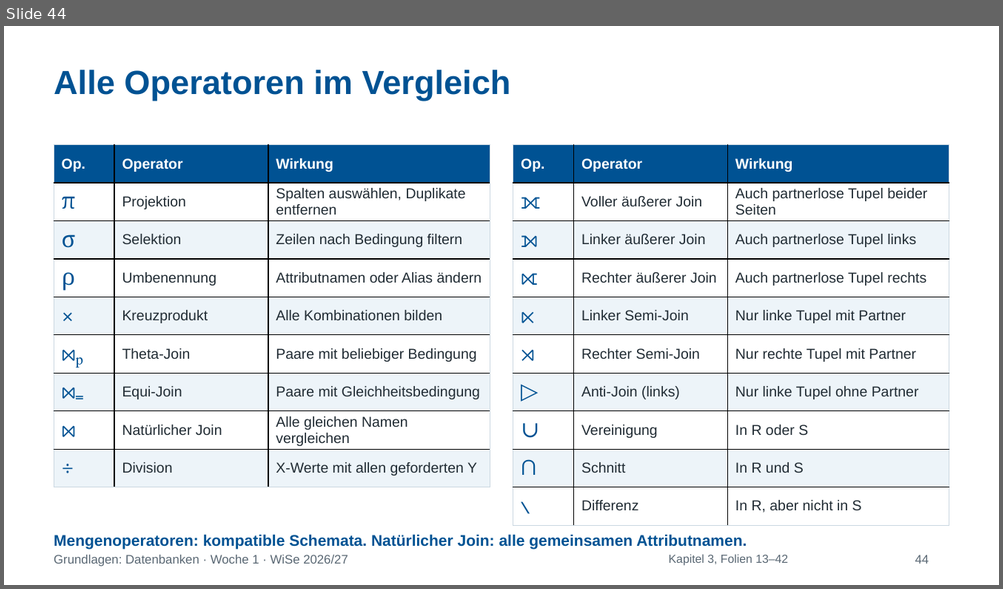
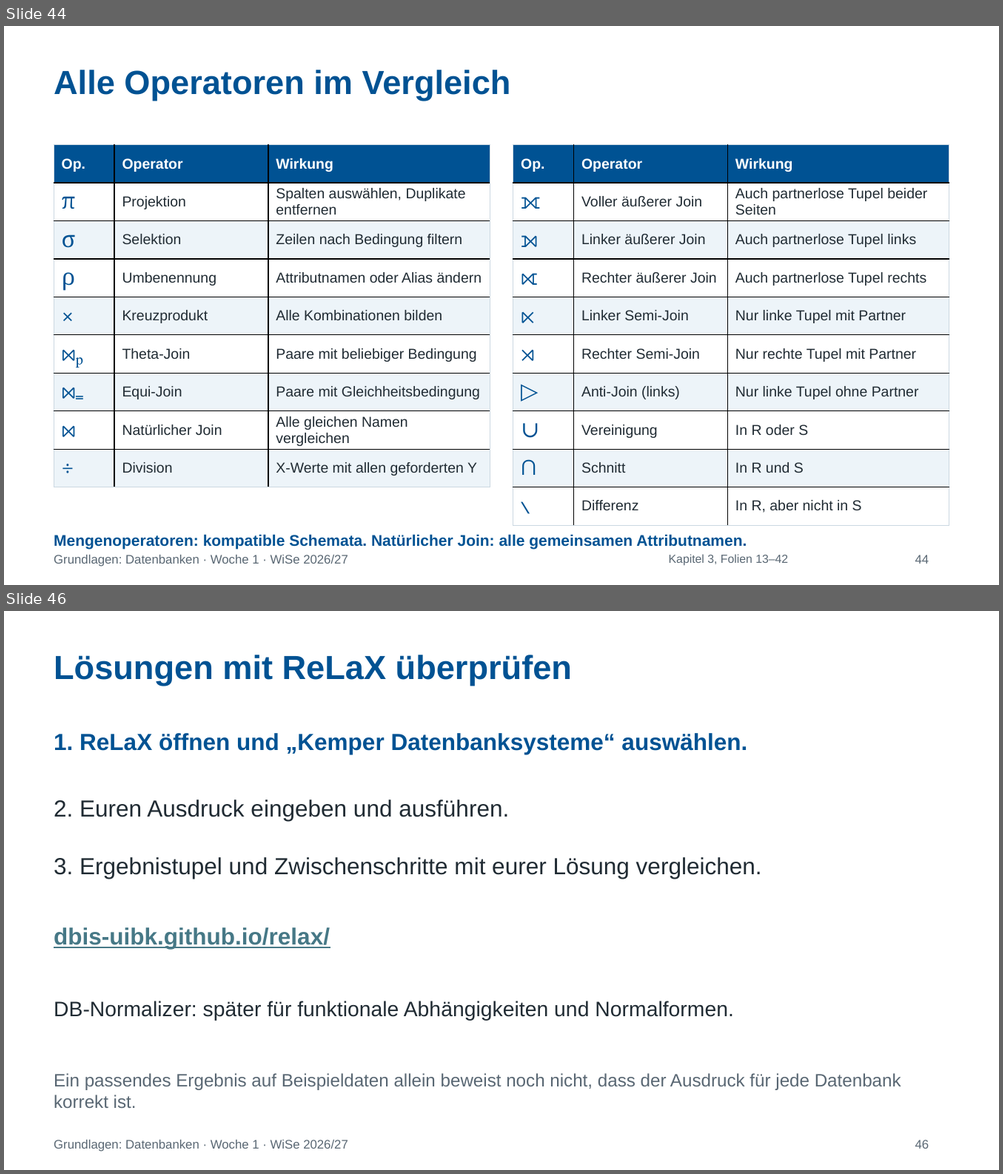
Before and after one commit to IlyaKats2005/GDB_2026-2027_Tutorium, a slide deck: folien/Woche_1_Relationale_Algebra.pptx. Shown one above the other, each under a label of ours: slide 44 before the commit, slides 44 and 46 after it; the slides between them are not shown. The pictures are 1003x589 and 1003x1174 pixels, drawn with LibreOffice and Linux fonts; fonts in the diff are those of the drawing. Boxes give left, top, right and bottom in pixels: in the first picture for what was removed or moved away, otherwise in the second. Text is boxed around its words. In the diff, an @@ line names an element or a change of style, - is before the commit and + after.

Commit message:
Add course tools, university schema PDF and Woche 1 guidance

```diff
--- a/folien/Woche_1_Relationale_Algebra.pptx
+++ b/folien/Woche_1_Relationale_Algebra.pptx
@@ slide 46 added at box(4, 611, 999, 1170), background #FFFFFF @@
@@ text added at box(54, 655, 572, 685), 32.2 pt, text #005293, bold @@
+Lösungen mit ReLaX überprüfen
@@ text added at box(54, 733, 747, 755), 22.5 pt, text #005293, bold @@
+1. ReLaX öffnen und „Kemper Datenbanksysteme“ auswählen.
@@ text added at box(54, 800, 509, 821), 22.5 pt, text #202B33 @@
+2. Euren Ausdruck eingeben und ausführen.
@@ text added at box(54, 857, 762, 879), 22.5 pt, text #202B33 @@
+3. Ergebnistupel und Zwischenschritte mit eurer Lösung vergleichen.
@@ text added at box(54, 928, 330, 949), 22.5 pt, text #467886, bold, underline @@
+dbis-uibk.github.io/relax/
@@ text added at box(54, 1001, 734, 1020), 20.2 pt, text #202B33 @@
+DB-Normalizer: später für funktionale Abhängigkeiten und Normalformen.
@@ text added at box(54, 1073, 901, 1108), 17.2 pt, text #596773 @@
+Ein passendes Ergebnis auf Beispieldaten allein beweist noch nicht, dass der Ausdruck für jede Datenbank korrekt ist.
@@ text added at box(54, 1140, 348, 1152), 12 pt, text #596773 @@
+Grundlagen: Datenbanken · Woche 1 · WiSe 2026/27
@@ text added at box(915, 1140, 929, 1149), 12 pt, text #596773 @@
+46
```
Also in this commit, not shown: 1 other slide added, 2 other files.
